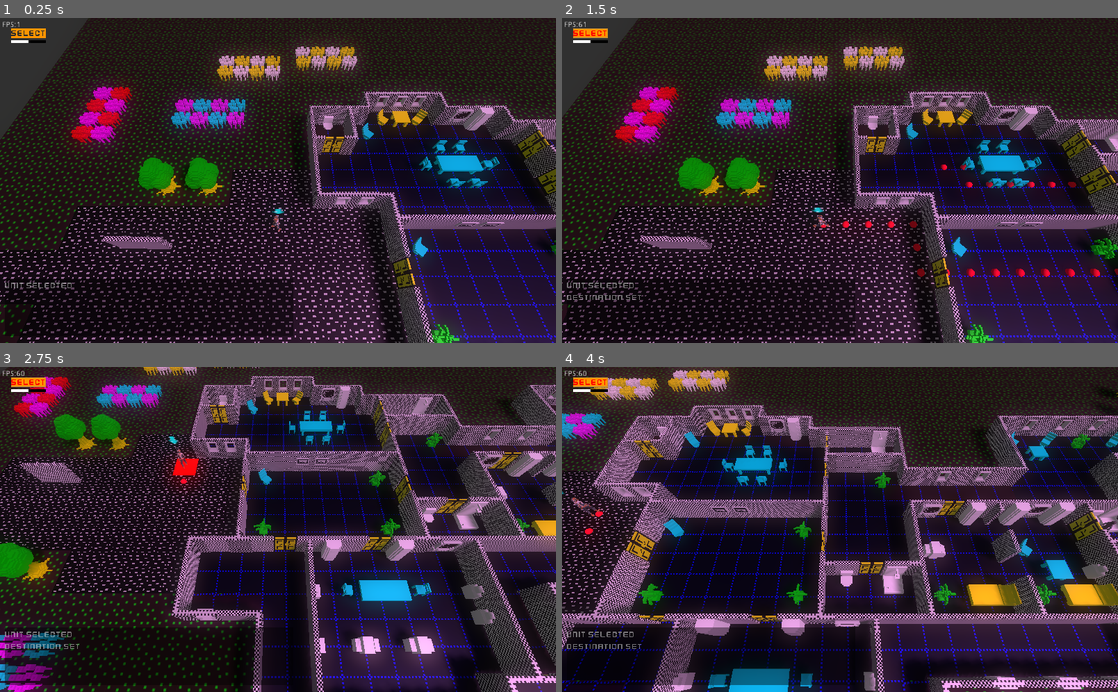
Above: before the commit, frames 1-4 (two rows, left to right).
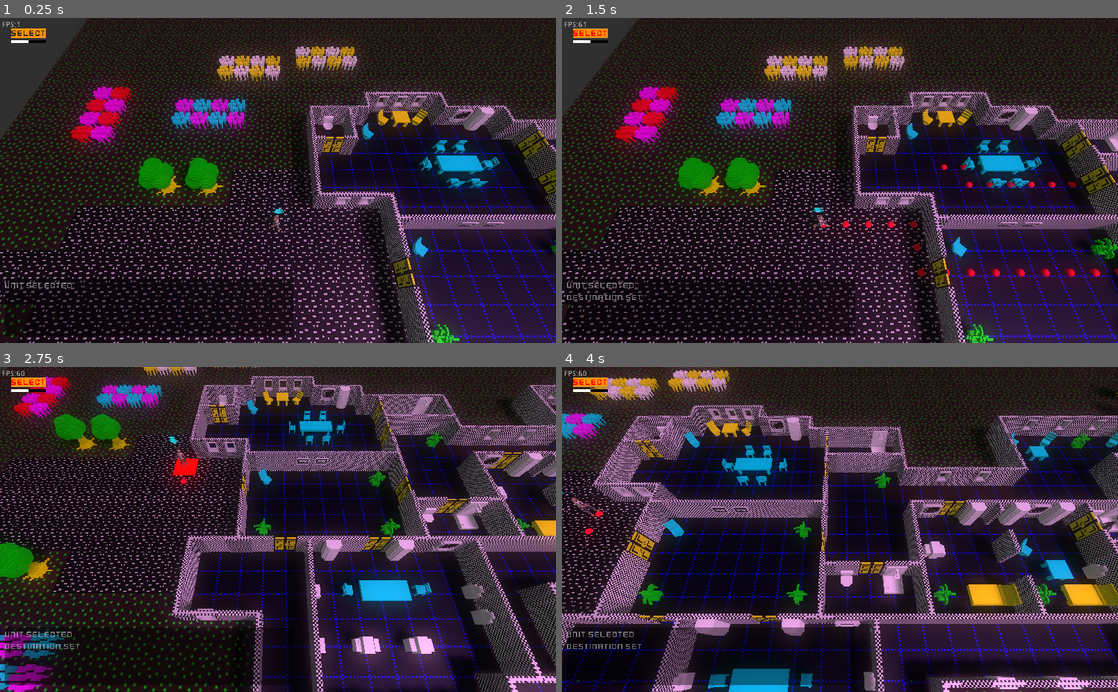
Above: after the commit, the same moments.

Repository: SteveSmith16384/LaserFodder
Game: Godot game, scene res://Main.tscn
The game is run twice, just before and just after one commit, with the same random seed, the same clock (stepped at 60 frames per second) and the same inputs.
Inputs (mouse positions are in pixels of both pictures, inside the frame that each line leads up to):
- Up to frame 1 (0.25 s): no input
- Up to frame 2 (1.5 s): click "Select" at 0.5 s; move the mouse to (962, 164) at 1.27 s; hold Right (ui_right) from 1.28 s (still down); tap 1 (unit_1) at 1.35 s; click (962, 164) at 1.42 s
- Up to frame 3 (2.75 s): move the mouse to (166, 545) at 2.02 s; release Right (ui_right) at 2.03 s; hold Down (ui_down) from 2.03 s (still down); tap 2 (unit_2) at 2.1 s; click (166, 545) at 2.17 s
- Up to frame 4 (4 s): move the mouse to (895, 458) at 2.77 s; release Down (ui_down) at 2.78 s; hold Right (ui_right) 2.78-3.53 s; tap 3 (unit_3) at 2.85 s; click (895, 458) at 2.92 s; move the mouse to (812, 594) at 3.52 s; hold Up (ui_up) from 3.53 s (still down); tap 4 (unit_4) at 3.6 s; click (812, 594) at 3.67 s

The runs differ from the first frame. In frame 1, 1.5% of the frame differs, in the area x 18-100%, y 25-100%; in frame 2, 1.8%; in frame 3, 6.0%; in frame 4, 6.0%, in the area x 0-100%, y 13-100%.
Error in both runs: Invalid get index '1' (on base: 'Array'). (res://GameScene.gd:28)

Commit message:
Player shooting

Diff:
--- a/src/EnemyDroid.gd
+++ b/src/EnemyDroid.gd
@@ -34,8 +34,8 @@
 	pass
 
 
-func turn_to_face(enemy:Spatial):
-	$Rotator.look_at(enemy.global_translation, Vector3.UP)
+func turn_to_face(point:Vector3):
+	$Rotator.look_at(point, Vector3.UP)
 	$Rotator.rotation.y -= PI/2
 	pass
 
--- a/src/GameScene.gd
+++ b/src/GameScene.gd
@@ -40,9 +40,6 @@
 
 func _physics_process(_delta):
 	if mouse_clicked_event != null:
-		if mouse_clicked_event.button_index != 1:
-			return
-
 		if selected_unit == null:
 			return
 
@@ -53,9 +50,14 @@
 		var result = get_world().direct_space_state.intersect_ray(from, to)
 		if result.size() > 0:
 			if result.collider.is_in_group("floor"):# == $City/Floor:
-				var can_move = selected_unit.get_node("CanMove")
-				CanMove.set_destination(selected_unit, can_move, result.position)
-				append_log("Destination set")
+				if mouse_clicked_event.button_index == 1:
+					var can_move = selected_unit.get_node("CanMove")
+					CanMove.set_destination(selected_unit, can_move, result.position)
+					append_log("Destination set")
+				else:
+					# Shoot!
+					var can_shoot = selected_unit.get_node("CanShoot")
+					can_shoot.shoot(result.position)
 			pass
 		mouse_clicked_event = null
 	pass
--- a/src/PlayerUnit.gd
+++ b/src/PlayerUnit.gd
@@ -47,8 +47,8 @@
 	pass
 
 
-func turn_to_face(enemy:Spatial):
-	$Rotator.look_at(enemy.global_translation, Vector3.UP)
+func turn_to_face(point:Vector3):
+	$Rotator.look_at(point, Vector3.UP)
 	$Rotator.rotation.y -= PI/2
 	pass
 
--- a/src/PlayerUnit.tscn
+++ b/src/PlayerUnit.tscn
@@ -31,10 +31,6 @@
 
 [node name="Rotator" type="Spatial" parent="."]
 
-[node name="DebuggingSphere" parent="Rotator" instance=ExtResource( 6 )]
-transform = Transform( 1, 0, 0, 0, 1, 0, 0, 0, 1, -0.860362, 1.38062, 0 )
-visible = false
-
 [node name="Spacesuit" parent="Rotator" instance=ExtResource( 1 )]
 transform = Transform( -4.80825e-08, 0, -1.1, 0, 1.1, 0, 1.1, 0, -4.80825e-08, 0, 0, 0 )
 
@@ -42,6 +38,10 @@
 
 [node name="Muzzle" type="Position3D" parent="Rotator"]
 transform = Transform( 1, 0, 0, 0, 1, 0, 0, 0, 1, -0.64001, 1.306, -0.213336 )
+
+[node name="DebuggingSphere" parent="Rotator/Muzzle" instance=ExtResource( 6 )]
+visible = false
+skeleton = NodePath("../..")
 
 [node name="CanBeSelected" parent="." instance=ExtResource( 3 )]
 
--- a/src/Scenery/Wall.tscn
+++ b/src/Scenery/Wall.tscn
@@ -14,7 +14,8 @@
 
 [sub_resource type="SpatialMaterial" id=3]
 albedo_texture = ExtResource( 3 )
-uv1_scale = Vector3( 0.9, 0.9, 0.9 )
+uv1_scale = Vector3( 0.84, 0.84, 0.84 )
+uv1_offset = Vector3( 0, 0.2, 0.3 )
 uv1_triplanar = true
 uv1_triplanar_sharpness = 1.0
 
@@ -26,7 +27,7 @@
 collision_layer = 3
 
 [node name="MeshInstance" type="MeshInstance" parent="."]
-transform = Transform( 1, 0, 0, 0, 1, 0, 0, 0, 1, 1.19861, 0, -1.84464 )
+transform = Transform( 1, 0, 0, 0, 1, 0, 0, 0, 1, 2.86627, 0, -1.84464 )
 visible = false
 mesh = ExtResource( 1 )
 material/0 = SubResource( 1 )
--- a/src/SternerRegnix.gd
+++ b/src/SternerRegnix.gd
@@ -40,8 +40,8 @@
 	return
 
 
-func turn_to_face(enemy:Spatial):
-	$Rotator.look_at(enemy.global_translation, Vector3.UP)
+func turn_to_face(point:Vector3):
+	$Rotator.look_at(point, Vector3.UP)
 	$Rotator.rotation.y -= PI/2
 	pass
 
@@ -56,7 +56,7 @@
 
 
 func _on_CanBeShot_shot(shooter:Spatial):
-	turn_to_face(shooter)
+	turn_to_face(shooter.global_translation)
 	model.shot()
 
 	model.get_node("BloodSplatter").activate()
--- a/src/SternersHouse.tscn
+++ b/src/SternersHouse.tscn
@@ -2182,12 +2182,6 @@
 [node name="Position3D" type="Position3D" parent="GenerateAStar"]
 transform = Transform( 1, 0, 0, 0, 1, 0, 0, 0, 1, 62.4165, 0.68757, 46.0579 )
 
-[node name="Wall" parent="." instance=ExtResource( 3 )]
-transform = Transform( 1, 0, 0, 0, 1, 0, 0, 0, 1, -30.5368, 0, -4.76168 )
-
-[node name="Wall2" parent="." instance=ExtResource( 3 )]
-transform = Transform( 1, 0, 0, 0, 1, 0, 0, 0, 1, -28.8401, 0, -4.72474 )
-
 [node name="DebugImmedDest" type="CSGSphere" parent="."]
 transform = Transform( 1, 0, 0, 0, 1, 0, 0, 0, 1, 11, 0, -3 )
 visible = false
--- a/src/character_scenes/Spacesuit.gd
+++ b/src/character_scenes/Spacesuit.gd
@@ -6,7 +6,7 @@
 
 
 func walk():
-	$AnimationPlayer.play("Walk", 0, 1.4)
+	$AnimationPlayer.play("Walk", 0, 1.6)
 	pass
 
 
--- a/src/components/CanShoot.gd
+++ b/src/components/CanShoot.gd
@@ -18,7 +18,9 @@
 	pass
 
 
-func shoot(): # Return whether to play shoot anim
+func shoot(target_point: Vector3): # Return whether to play shoot anim
+	get_parent().turn_to_face(target_point)
+
 	var is_gun = current_weapon.get_node("IsGun")
 	if is_gun.get_ammo() <= 0:
 		print("Out of ammo!")
@@ -40,10 +42,10 @@
 	var bullet:Spatial = bullet_class.instance()
 	bullet.init(is_gun)
 	bullet.shooter = get_parent()
-	#bullet.transform = head.global_transform
-	var pos = get_parent().get_node("Rotator/Muzzle").global_translation
+	var origin = get_parent().get_node("Rotator/Muzzle").global_translation
 	#bullet.translation = get_parent().get_node("Muzzle").global_translation
-	bullet.look_at_from_position(pos, current_target.global_translation, Vector3.UP)
+	target_point.y = origin.y
+	bullet.look_at_from_position(origin, target_point, Vector3.UP)
 	self.get_parent().get_parent().add_child(bullet)
 
 #	var tot_acc = accuracy * (is_gun.accuracy/100.0)
--- a/src/components/CheckCanSeeRay.gd
+++ b/src/components/CheckCanSeeRay.gd
@@ -2,8 +2,7 @@
 
 
 func _ready():
-	#self.exclude_parent = true
-	# todo self.enabled = false
+	self.enabled = false
 	pass
 
 
--- a/src/systems/DroidAISystem.gd
+++ b/src/systems/DroidAISystem.gd
@@ -35,6 +35,9 @@
 
 		var can_see:bool = droid.can_see_target(can_shoot.current_target)
 		if can_see == false:
+			# Why?
+			#can_see = droid.can_see_target(can_shoot.current_target) # todo - remove
+
 			#can_move.destination = can_shoot.current_target.translation
 			CanMove.set_destination(droid, can_move, can_shoot.current_target.translation)
 			can_shoot.current_target = null
@@ -43,12 +46,12 @@
 		can_move.has_destination = false
 
 		# face target
-		droid.turn_to_face(can_shoot.current_target)
+		#droid.turn_to_face(can_shoot.current_target)
 
 		#var dist = entity.global_translation.distance_to(can_shoot.current_target.global_translation)
 		#var is_gun = can_shoot.current_weapon#.get_node("IsGun")
 		#if dist < is_gun.distance:
-		var shot_fired = can_shoot.shoot()
+		var shot_fired = can_shoot.shoot(can_shoot.current_target.global_translation)
 		#if shot_fired:
 			#entity.shoot_anim()
 			#return
--- a/src/systems/PlayerAISystem.gd
+++ b/src/systems/PlayerAISystem.gd
@@ -36,14 +36,14 @@
 
 		var can_see = player.can_see_target(can_shoot.current_target)
 		if can_see:
-			player.turn_to_face(can_shoot.current_target)
+			#player.turn_to_face(can_shoot.current_target)
 
 			#var dist = self.global_translation.distance_to($CanShoot.current_target.global_translation)
 			#var is_gun = $CanShoot.current_weapon.get_node("IsGun")
 #			if dist < is_gun.distance:
 #			if is_player.selected == false:
 #				can_move.has_destination = false
-			var shot_fired = can_shoot.shoot()
+			var shot_fired = can_shoot.shoot(can_shoot.current_target.global_translation)
 			if shot_fired:
 				player.shoot_anim()
 				emit_signal("equipment_changed", self)
